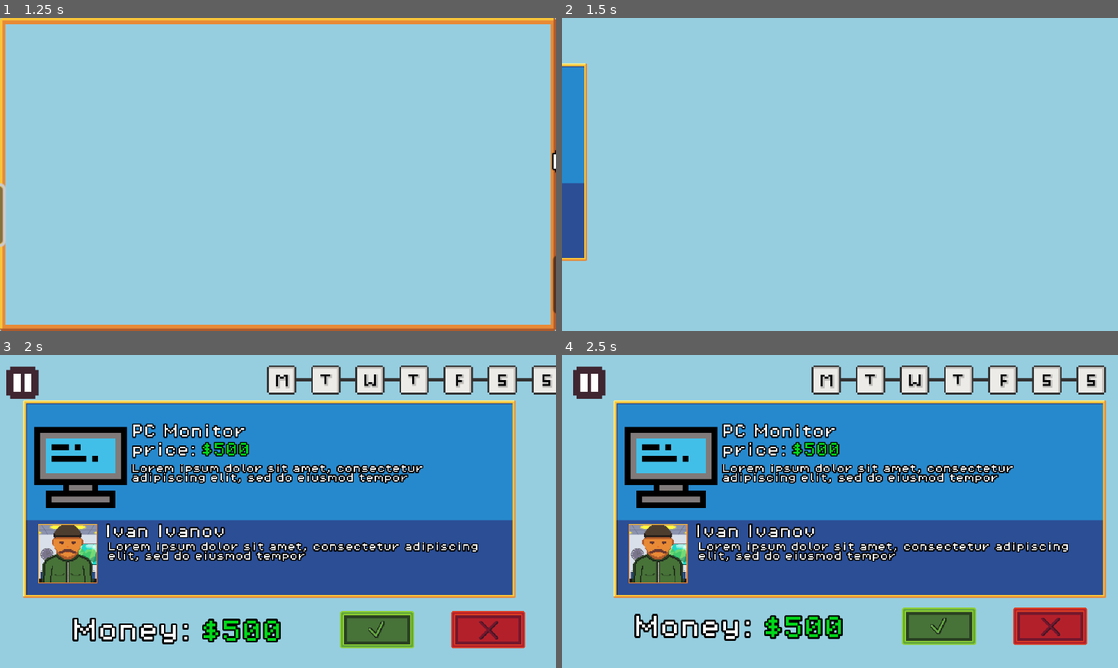
Above: before the commit, frames 1-4 (two rows, left to right).
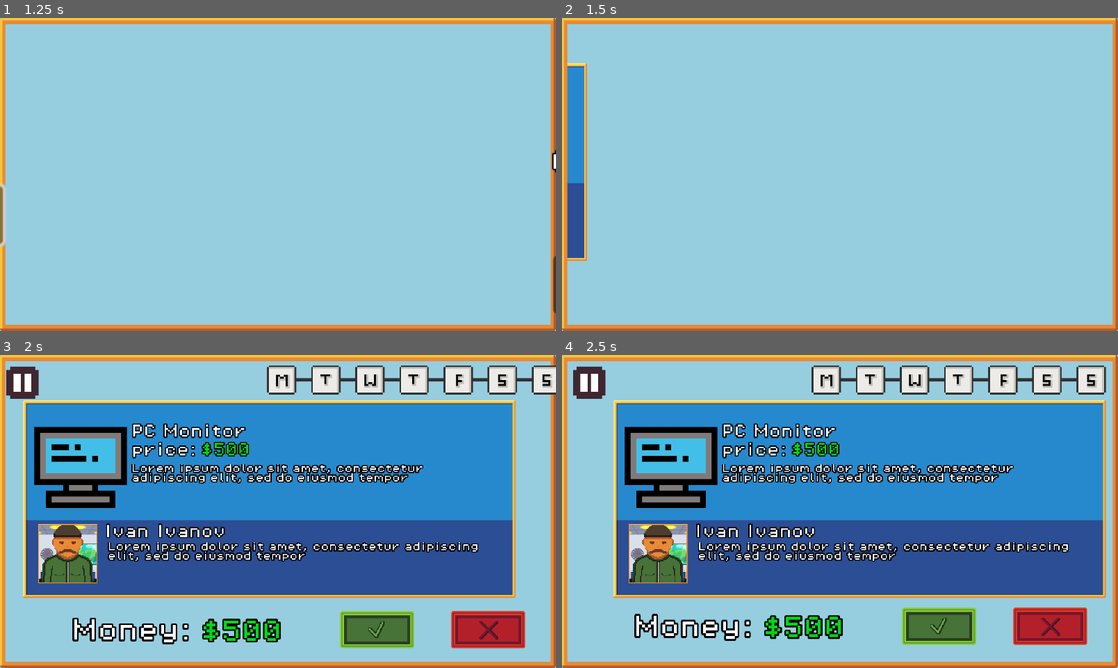
Above: after the commit, the same moments.

Repository: MartinR260/HackTUES11KVK
Game: Godot game, scene res://MainMenu.tscn
The game is run twice, just before and just after one commit, with the same random seed, the same clock (stepped at 60 frames per second) and the same inputs. Sound files missing from this copy of the repository are replaced by a short silence.
Inputs (mouse positions are in pixels of both pictures, inside the frame that each line leads up to):
- Up to frame 1 (1.25 s): click "Start Game" at 0.5 s
- Up to frame 2 (1.5 s): no input
- Up to frame 3 (2 s): tap Space at 1.52 s
- Up to frame 4 (2.5 s): click (940, 630) at 2 s

Frame 1 is identical in both runs. In frame 2, 5.9% of the frame differs, in the area x 0-100%, y 0-100%; in frame 3, 5.8%; in frame 4, 5.9%.
Error in both runs: Invalid access to property or key 'money' on a base object of type 'Nil'. (res://MainLoop.gd:52)

Commit message:
Fixed Animations

Diff:
--- a/hacktues11/PickTradeMenu.gd
+++ b/hacktues11/PickTradeMenu.gd
@@ -79,15 +79,15 @@
 	items = JSON.parse_string(response_text)["content"]
 
 func _ready() -> void:
+	load_anim.play("load")
+	load_icon.play("loadicon")
+	await load_anim.animation_finished
+
 	await load_offers()
 	await load_items()
 
 	idx = -1
 	reload()
-
-	load_anim.play("load")
-	load_icon.play("loadicon")
-	await load_anim.animation_finished
 
 	button_click_sfx.add_stream(0, load("res://sfx/mouseclicks/mouse-button-click-308449.mp3"))
 	button_click_sfx.add_stream(1, load("res://sfx/mouseclicks/mouse-click-sound-233951.mp3"))
--- a/hacktues11/chat_trade_menu.gd
+++ b/hacktues11/chat_trade_menu.gd
@@ -3,3 +3,4 @@
 
 func _ready() -> void:
 	ready_anim.play("readyanim")
+	await ready_anim.animation_finished
--- a/hacktues11/picktrademenu.tscn
+++ b/hacktues11/picktrademenu.tscn
@@ -598,7 +598,6 @@
 texture = ExtResource("4_qgkdj")
 
 [node name="TextureRect2" type="TextureRect" parent="."]
-visible = false
 offset_left = -451.0
 offset_top = -268.0
 offset_right = 509.0
